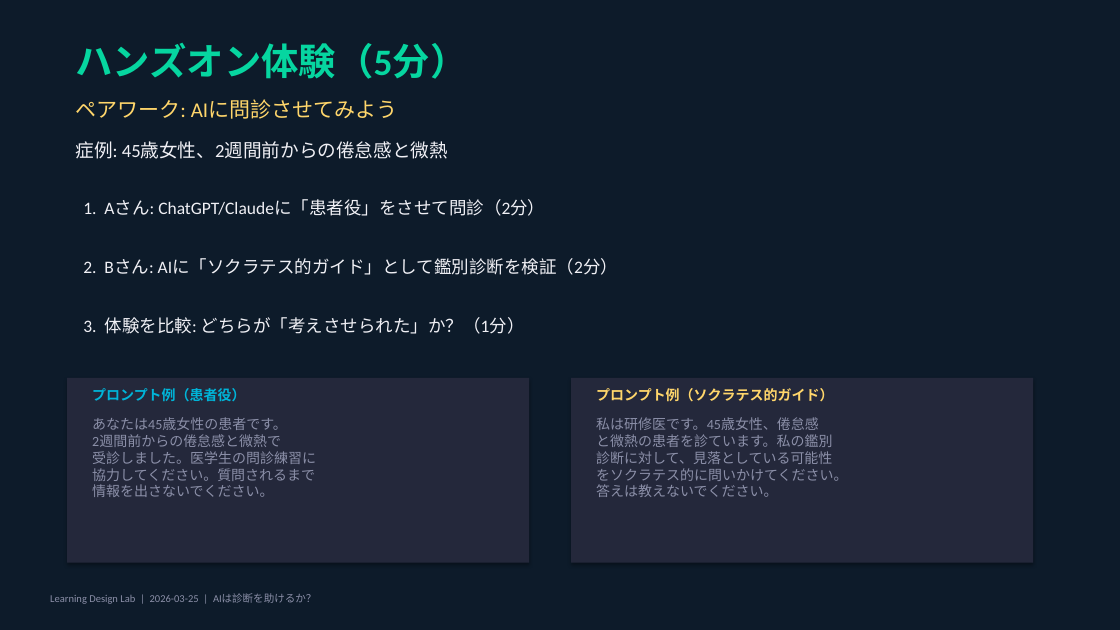
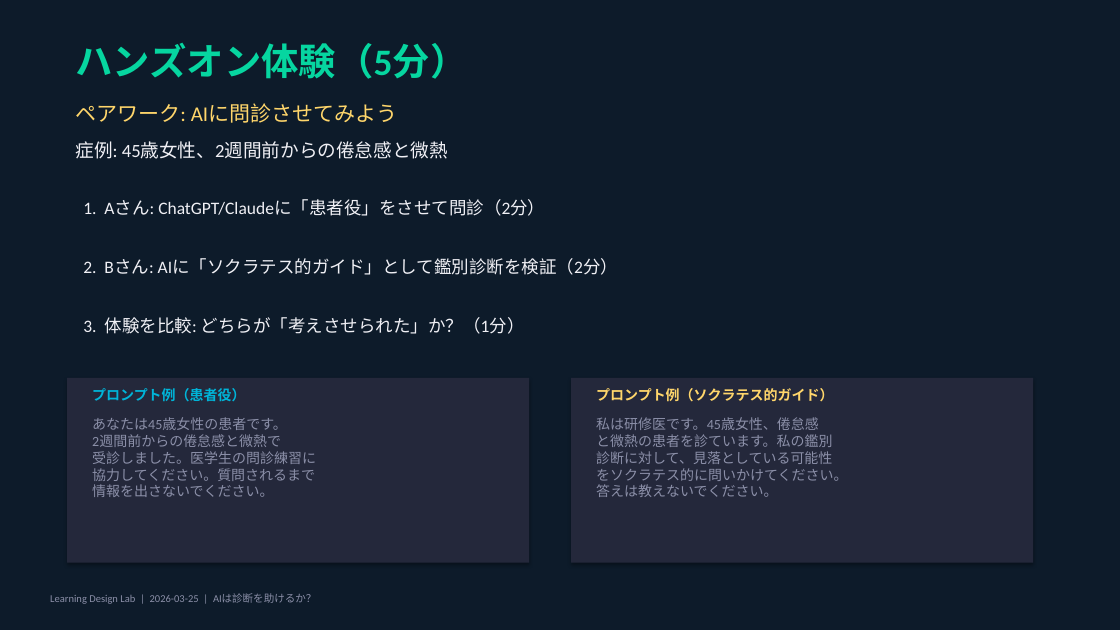
Before and after one commit to Tama831/ai-agent-team-materials, a slide deck: slide 8 of output/education/archive/2026-03-25_ai-clinical-reasoning/ai-clinical-reasoning_slides_residents.pptx. Drawn at 1120x630 pixels with LibreOffice and Linux fonts; fonts in the diff are those of the drawing. Boxes give left, top, right and bottom in pixels: in the first picture for what was removed or moved away, otherwise in the second. Text is boxed around its words. In the diff, an @@ line names an element or a change of style, - is before the commit and + after.

```diff
--- a/output/education/archive/2026-03-25_ai-clinical-reasoning/ai-clinical-reasoning_slides_residents.pptx
+++ b/output/education/archive/2026-03-25_ai-clinical-reasoning/ai-clinical-reasoning_slides_residents.pptx
@@ text "ペアワーク: AIに問診させてみよう": place and size @@
-text "ペアワーク: AIに問診させてみよう" at (75, 100, 397, 119)
+text "ペアワーク: AIに問診させてみよう" at (75, 103, 397, 123)
```
Also in this commit, not shown: 9 other slides changed, 29 other files.
